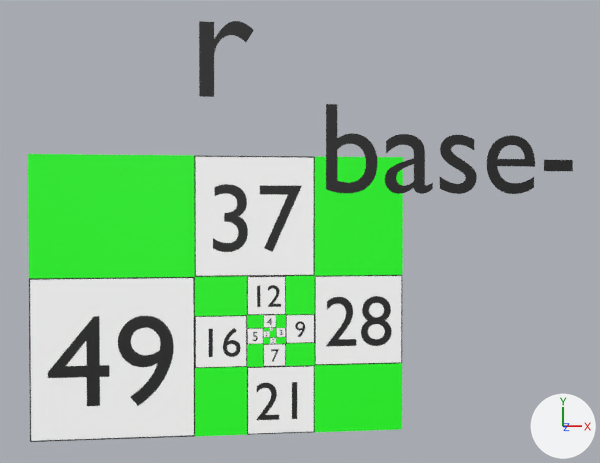
What one commit did to the Blender file blender/radiant-rhos.blend.
Both versions are drawn from a camera (50 mm lens) standing at (-0.48, 0.72, 5.12) and looking at (0.18, 0.61, 0.02). Every picture has the same lights, and +X, +Y and +Z are marked at lower right. Text is drawn in Blender's own font.

Objects in the first picture: 'Font Object', 'Font Object.008', 'Font Object.009', 'Font Object.010', 'Font Object.011', 'Font Object.012', 'Font Object.013', 'Font Object.014', 'Greek Symbol', 'background', 'square-10-mask', 'square-11-mask', 'square-12-mask', 'square-13-mask', 'square-8-mask', 'square-9-mask'.
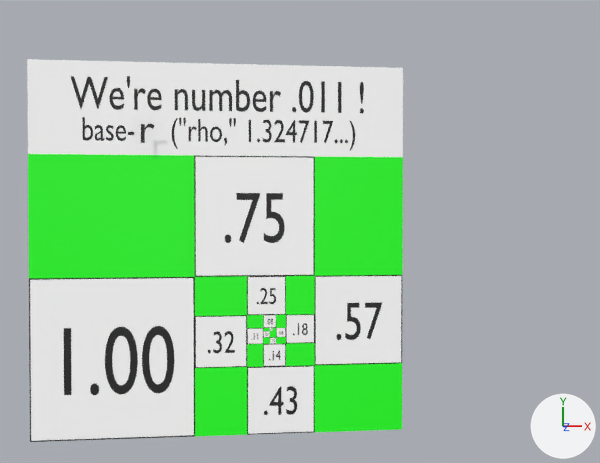
What differs and where, as boxes (x1, y1, x2, y2) in the pictures (600 x 463 px):
'heading_background', added
    after: (27, 59, 403, 157)
'Font Object', text changed, moved, rescaled (19% wider, 58% shorter)
    before: (326, 104, 573, 194)
    after: (71, 76, 364, 113)
'Font Object.014', text changed, moved, rescaled (52% narrower, 44% shorter)
    before: (48, 316, 174, 406)
    after: (225, 193, 285, 243)
'Font Object.015', added (black)
    after: (64, 326, 174, 395)
'Font Object.013', text changed, moved, rescaled (48% narrower, 43% shorter)
    before: (213, 184, 301, 252)
    after: (337, 302, 382, 340)
'Greek Symbol', moved, rescaled (75% narrower, 74% shorter)
    before: (199, 21, 254, 97)
    after: (141, 124, 154, 143)
'Font Object.012', text changed, moved, rescaled (48% narrower, 41% shorter)
    before: (326, 296, 391, 346)
    after: (264, 386, 297, 415)
'Font Object.001', rescaled (not visible before)
    after: (83, 117, 355, 150)
'Font Object.011', text changed, moved, rescaled (33% narrower, 41% shorter)
    before: (256, 382, 297, 420)
    after: (208, 331, 235, 353)
'Font Object.010', text changed, moved, rescaled (39% narrower, 43% shorter)
    before: (209, 328, 241, 357)
    after: (257, 288, 276, 304)
'Font Object.009', text changed, moved, rescaled (36% narrower, 43% shorter)
    before: (257, 285, 281, 307)
    after: (293, 323, 308, 335)
'Font Object.008', moved, rescaled (18% wider, 41% shorter)
    before: (295, 321, 305, 337)
    after: (269, 351, 281, 360)

What changed in the scene script:
```text
Add me_plane_810:
    me_plane_810.from_pydata([(-0.5, -0.5, 0.0), (0.5, -0.5, 0.0), (-0.5, 0.5, 0.0), (0.5, 0.5, 0.0)], [], [(0, 1, 3, 2)])
    me_plane_810.materials.append(mat_white)  # white #ffffff
Change txt_objectsize:
    txt_objectsize.body: 'base-' -> "We're number .011 !"
Change txt_objectsize_009:
    txt_objectsize_009.body: '12' -> '.18'
Change txt_objectsize_010:
    txt_objectsize_010.body: '16' -> '.25'
Change txt_objectsize_011:
    txt_objectsize_011.body: '21' -> '.32'
Change txt_objectsize_012:
    txt_objectsize_012.body: '28' -> '.43'
Change txt_objectsize_013:
    txt_objectsize_013.body: '37' -> '.57'
Change txt_objectsize_014:
    txt_objectsize_014.body: '49' -> '.75'
Add txt_objectsize_434:
    txt_objectsize_434 = bpy.data.curves.new('objectSize.434', 'FONT')
    txt_objectsize_434.body = '1.00'
    txt_objectsize_434.materials.append(mat_black)  # black #000000
    txt_objectsize_434.align_x = 'CENTER'
    txt_objectsize_434.align_y = 'CENTER'
Change ob_font_object:
    ob_font_object.location: (1.14, 1.089, 0.001) -> (-0.303, 1.427, 0.001)
    ob_font_object.scale: (0.8, 0.8, 1.0) -> (0.21, 0.28, 1.0)
Change ob_font_object_001:
    ob_font_object_001.scale: (0.016, 0.016, 1.0) -> (0.15, 0.2, 1.0)
Change ob_font_object_008:
    ob_font_object_008.location: (0.18, -0.009, 0.001) -> (0.02, -0.165, 0.001)
    ob_font_object_008.scale: (0.144, 0.144, 1.0) -> (0.063, 0.084, 1.0)
Change ob_font_object_009:
    ob_font_object_009.location: (-0.03, 0.198, 0.001) -> (0.18, -0.007, 0.001)
    ob_font_object_009.scale: (0.192, 0.192, 1.0) -> (0.081, 0.108, 1.0)
Change ob_font_object_010:
    ob_font_object_010.location: (-0.31, -0.086, 0.001) -> (-0.03, 0.201, 0.001)
    ob_font_object_010.scale: (0.256, 0.256, 1.0) -> (0.108, 0.144, 1.0)
Change ob_font_object_011:
    ob_font_object_011.location: (0.06, -0.461, 0.001) -> (-0.31, -0.082, 0.001)
    ob_font_object_011.scale: (0.336, 0.336, 1.0) -> (0.144, 0.192, 1.0)
Change ob_font_object_012:
    ob_font_object_012.location: (0.55, 0.022, 0.001) -> (0.06, -0.456, 0.001)
    ob_font_object_012.scale: (0.448, 0.448, 1.0) -> (0.189, 0.252, 1.0)
Change ob_font_object_013:
    ob_font_object_013.location: (-0.1, 0.663, 0.001) -> (0.55, 0.029, 0.001)
    ob_font_object_013.scale: (0.592, 0.592, 1.0) -> (0.252, 0.336, 1.0)
Change ob_font_object_014:
    ob_font_object_014.location: (-0.96, -0.209, 0.001) -> (-0.1, 0.672, 0.001)
    ob_font_object_014.scale: (0.784, 0.784, 1.0) -> (0.333, 0.444, 1.0)
Change ob_greek_symbol:
    ob_greek_symbol.location: (-0.31, 1.72, 0.06) -> (-0.754, 1.213, 0.06)
    ob_greek_symbol.scale: (1.0, 1.0, 1.0) -> (0.25, 0.25, 1.0)
Add ob_heading_background:
    ob_heading_background = bpy.data.objects.new('heading_background', me_plane_810)
    ob_heading_background.location = (-0.31, 1.35, 0.0)
    ob_heading_background.scale = (2.28, 0.56, 1.0)
Add ob_font_object_015:
    ob_font_object_015 = bpy.data.objects.new('Font Object.015', txt_objectsize_434)
    ob_font_object_015.location = (-0.96, -0.197, 0.001)
    ob_font_object_015.scale = (0.441, 0.588, 1.0)
```
